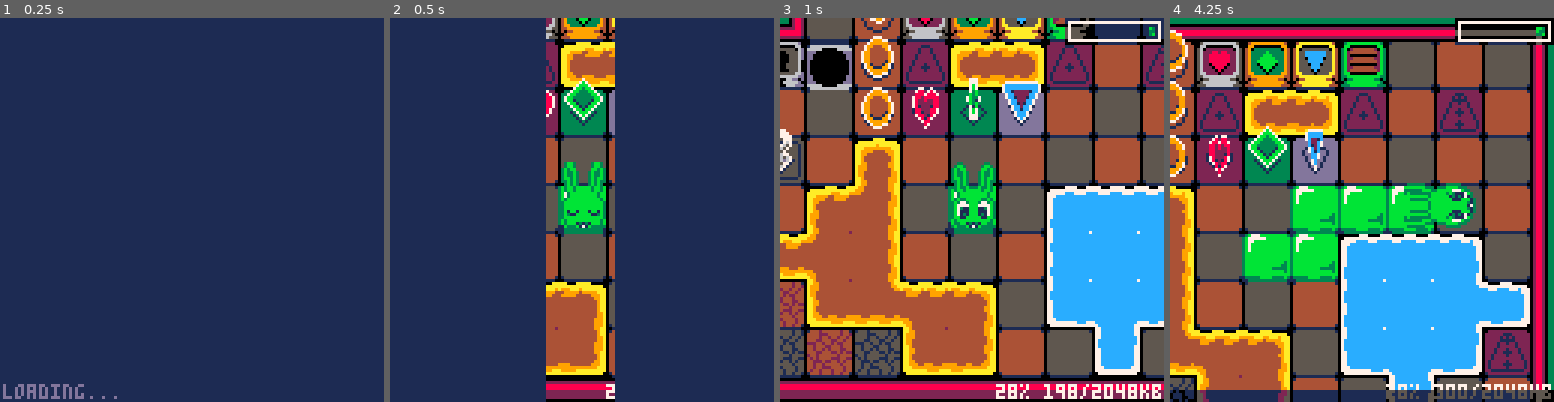
Above: before the commit, frames 1-4 (left to right).
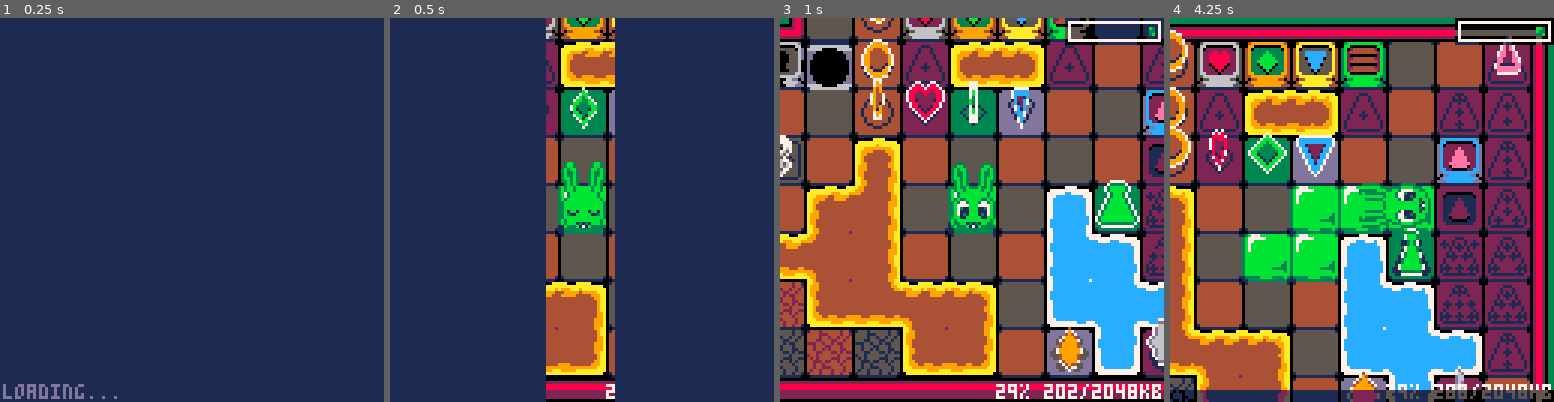
Above: after the commit, the same moments.

Repository: CyanSorcery/blobun_mini
Game: PICO-8 cartridge blobun_mini.p8
Same seed, same stepped clock (60 frames per second), same inputs: the game is played once before the commit and once after it.
Inputs:
- Up to frame 1 (0.25 s): no input
- Up to frame 2 (0.5 s): tap X (X key) at 0.33 s
- Up to frame 3 (1 s): tap O (Z key) at 0.7 s
- Up to frame 4 (4.25 s): tap X (X key) at 1.07, 1.85, 2.97, 4.08 s; hold Right 1.6-2.1 s; tap O (Z key) every 0.4 s from 1.7 to 4.1 s; hold Up 2.15-2.42 s; hold Right 2.47-3.03 s; hold Left 3.08-3.58 s; hold Down 3.63-3.97 s; hold Right from 4.02 s (still down)

Frame 1 is identical in both runs. In frame 2, 0.7% of the frame differs, in the area x 40-56%, y 15-29%; in frame 3, 9.7%; in frame 4, 21%, in the area x 0-94%, y 4-100%.

Commit message:
optimizations

Diff:
--- a/blobun_mini.p8
+++ b/blobun_mini.p8
@@ -14,7 +14,7 @@
  memcpy(0x8000, 0x0, 0x4300)
  memset(0x0, 0, 0x4300)
 
- -- figure out what kind of compressed data we have
+
  g_px9_sprites, g_px9_spr_flags, g_px9_music, g_px9_map, g_px9_sfx = {}, {}, {}, {}, {}
  -- offset of the currently loaded data (so we don't reload it if not necessary)
  g_px9_ind_sprites, g_px9_ind_music = 0, 0
@@ -149,7 +149,7 @@
 
  g_time = time()
  -- if time rolls over, stop the game since timers will break
- if (g_time < 0) stop("Game has been running for too long. Take a break!")
+ if (g_time < 0) stop("game has been running for too long. take a break!")
 end
 
 function _draw()
@@ -350,11 +350,11 @@
 
   -- octogem
   for j=0,7 do
-   if (_tile == 15 | (j << 5)) add(g_object_list, create_obj_octogem(_dsx, _dsy, 8 + j))
+   if (_tile == 15 | (j << 5)) add(g_object_list, create_obj_key(_dsx, _dsy, 8 + j, 87))
   end
 
   -- generic key
-  if (_tile == 44) add(g_object_list, create_obj_gen_key(_dsx, _dsy))
+  if (_tile == 44) add(g_object_list, create_obj_key(_dsx, _dsy, 16, 159))
 
   _dsx += 1
   if _dsx >= _level_width then
--- a/res/r_levels.lua
+++ b/res/r_levels.lua
@@ -1,7 +1,7 @@
 g_cart_name = "cyansorcery_blobun_wp_pico8"
 g_levels = {
  {
-  "btest stage!5mousea0000162032343630101018a896205292905012501010162022242010101012c01290101010101010101292901210149494901292929010101494949490929292929014949492509090929290101490101",
+  "btest stage!5mousea00001620323436301010f8a89620529290501252f01016202224201014a4f2c012901010101016a6f0129290121014908ef8f2929290101014949cfaf0929292929014949492509090929290128494801",
   "bfill it outamika, roxy790f050210011010100010100010001000111013100010101",
   "ddon't overlapamika, roxy58c1ab00001101710000210001010101015101000100000101010000",
   "7zigzags4mika79c4144000000017101010001710101010021310131010100",
--- a/scripts/s_gameplay.lua
+++ b/scripts/s_gameplay.lua
@@ -295,8 +295,19 @@
     spr=_spr, -- our key sprite
     anim=rnd(1), -- animation offset
     spin=rnd(1), -- for rotating
-    ondraw = draw_floating_key
  }
+ function _obj:ondraw()
+  -- is this a generic key?
+  if (self.type == 16) then
+   spr(self.spr, self.x + 4, self.y + (sin(self.anim) * 2), 1, 2)
+  -- if this is an octogem on the right sequence, or isn't an octogem at all
+  elseif (self.type - 8 == g_puzz_octogems or self.type < 8 or self.type > 15) then
+   local _x, _y, _sx, _sy, _modx = self.x, self.y + (sin(self.anim) * 2), (self.spr % 16) << 3, (self.spr \ 16) << 3, ceil(sin(self.spin * 0.5) * -8)
+   if (_modx <= 3) rectfill(_x + 7, _y + 1, _x + 9, _y + 14, 7)
+   sspr(_sx, _sy, 8, 16, _x + 9 - _modx, _y, _modx, 16)
+   sspr(_sx, _sy, 8, 16, _x + 8, _y, _modx, 16, true)
+  end
+ end
  function _obj:onstep()
   self.anim += 0.02
   self.anim %= 1
@@ -305,27 +316,3 @@
  end
  return _obj
 end
-
-function create_obj_octogem(_x, _y, _key)
- local _obj = create_obj_key(_x, _y, _key, 87)
- function _obj:ondraw()
-  -- only draw this octogem if it's the current one
-  if (self.type - 8 == g_puzz_octogems) self:draw_floating_key()
- end
- return _obj
-end
-
-function create_obj_gen_key(_x, _y)
- local _obj = create_obj_key(_x, _y, 16, 159)
- function _obj:ondraw()
-  spr(self.spr, self.x + 4, self.y + (sin(self.anim) * 2), 1, 2)
- end
- return _obj
-end
-
-function draw_floating_key(self)
- local _x, _y, _sx, _sy, _modx = self.x, self.y + (sin(self.anim) * 2), (self.spr % 16) << 3, (self.spr \ 16) << 3, ceil(sin(self.spin * 0.5) * -8)
- if (_modx <= 3) rectfill(_x + 7, _y + 1, _x + 9, _y + 14, 7)
- sspr(_sx, _sy, 8, 16, _x + 9 - _modx, _y, _modx, 16)
- sspr(_sx, _sy, 8, 16, _x + 8, _y, _modx, 16, true)
-end
